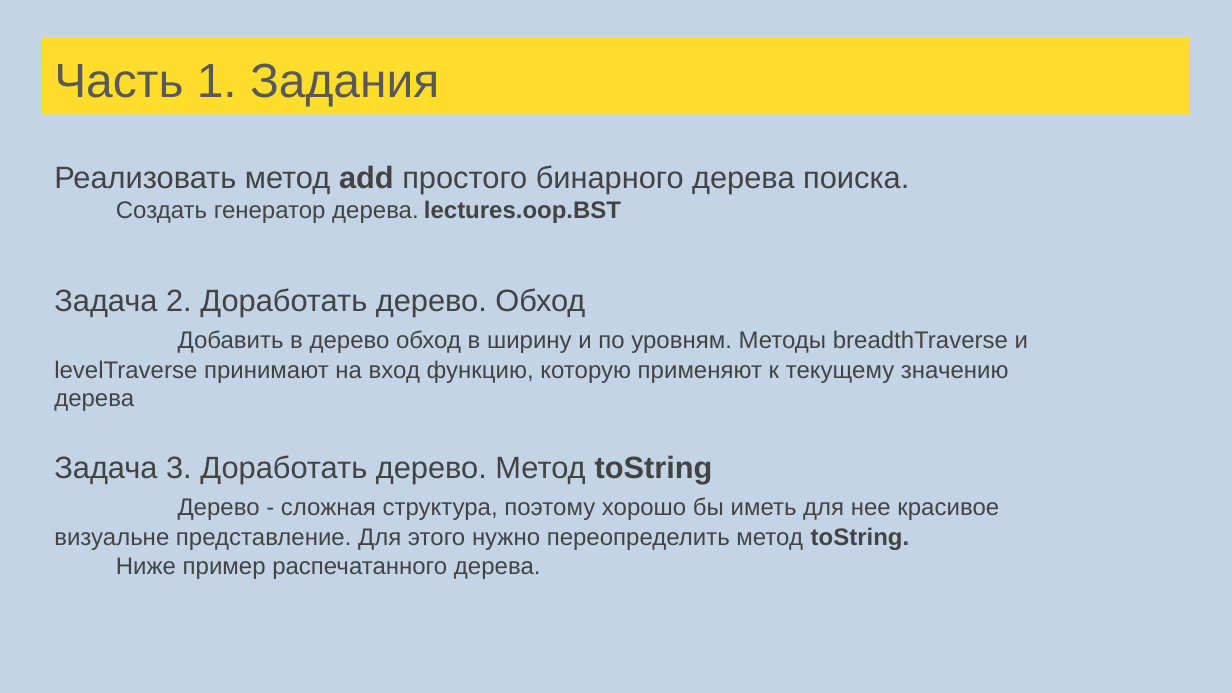
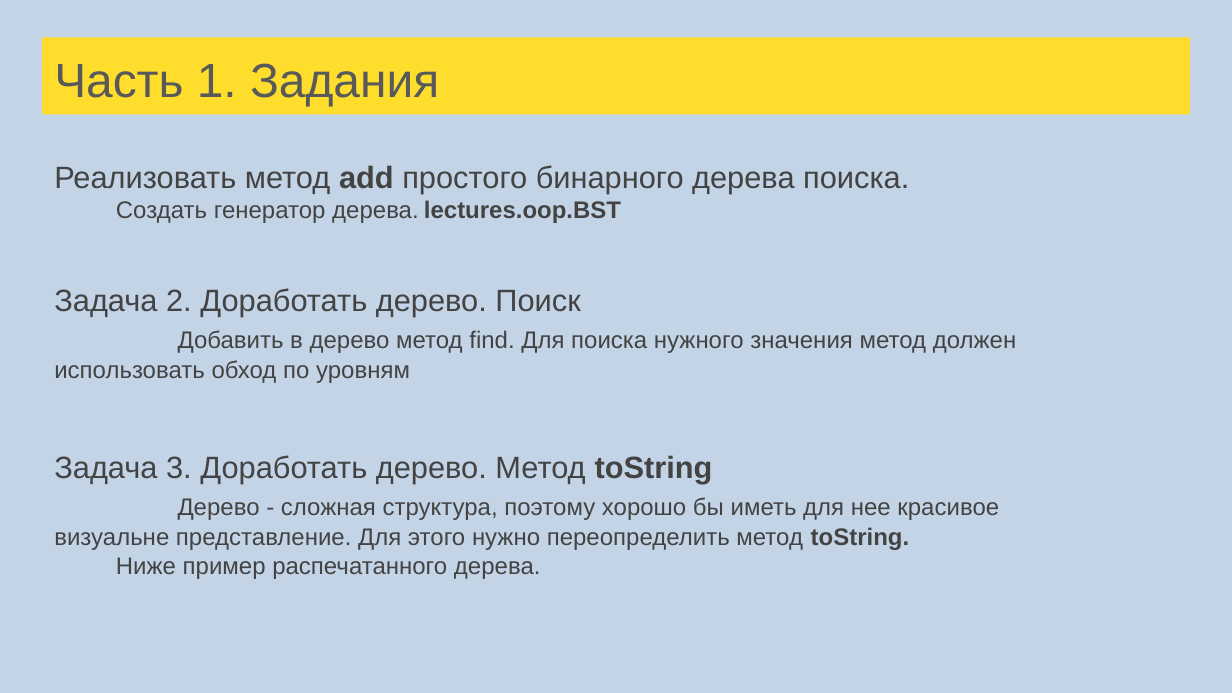
Before and after one commit to sergeypopov83/scala-school, a slide deck: slide 84 of src/main/resources/Лекции Scala для FinTech.pptx. Drawn at 1232x693 pixels with LibreOffice and Linux fonts; fonts in the diff are those of the drawing. Boxes give left, top, right and bottom in pixels: in the first picture for what was removed or moved away, otherwise in the second. Text is boxed around its words. In the diff, an @@ line names an element or a change of style, - is before the commit and + after.

```diff
--- a/src/main/resources/Лекции Scala для FinTech.pptx
+++ b/src/main/resources/Лекции Scala для FinTech.pptx
@@ text at bbox=[54, 288, 1016, 383]: text changed @@
-Задача 2. Доработать дерево. Обход
-Добавить в дерево обход в ширину и по уровням. Методы breadthTraverse и levelTraverse принимают на вход функцию, которую применяют к текущему значению дерева
+Задача 2. Доработать дерево. Поиск
+Добавить в дерево метод find. Для поиска нужного значения метод должен использовать обход по уровням
```
Also in this commit, not shown: 1 other slide changed, 1 other file.
